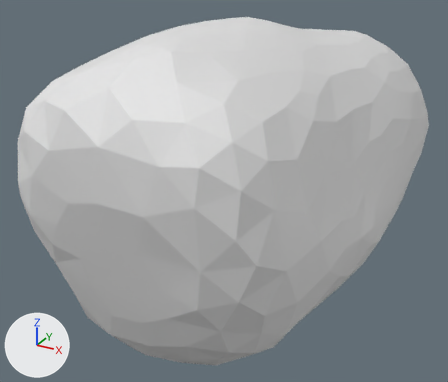
The Blender file external-resources/blender/viewmodelclippedretop.blend as it was, and as the next commit left it.
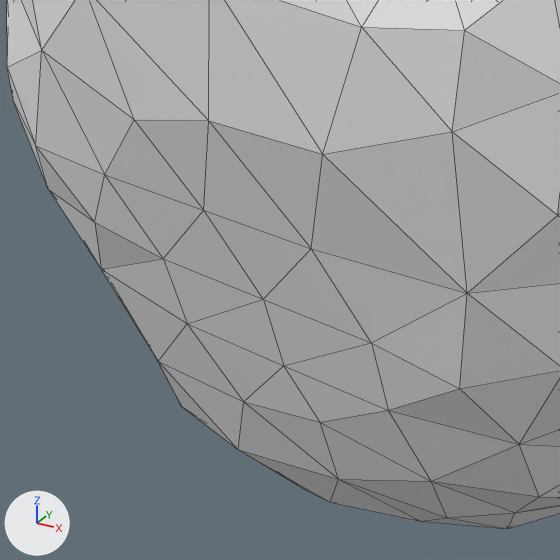
Each version appears first whole from a 50 mm camera at (0.558, -1.002, 0.547) aimed at (-0.122, 0.235, -0.071), and next in a close-up on the part from 3% to 53% of the width and 41% to 99% of the height. Arrows for +X, +Y and +Z are at lower left; the lights stay in place. The close-ups show mesh edges as thin lines.
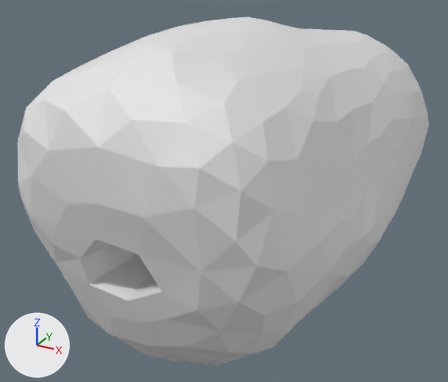
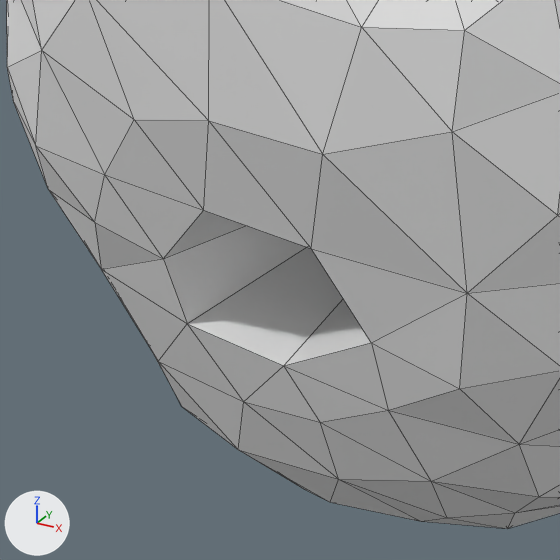
Boxes [x1, y1, x2, y2] around the edits, measured in the close-ups (560 x 560 px; the box of a moved part takes in the faces that stretch with it):
part 1 of me_sphere, moved or reshaped: [164, 210, 371, 366] in both

What the commit changed:
me_sphere has 444 vertices, 884 faces and spans x -0.345..0.282, y -0.322..0.996, z -0.3..0.365.
me_sphere is used by ob_sphere; location (0.0, 0.0, 0.0).
Part 1, on me_sphere:
Vertex 26 of me_sphere moves from (-0.045, -0.279, -0.015) at pixel (263, 299) to (-0.045, 0.042, -0.015).
